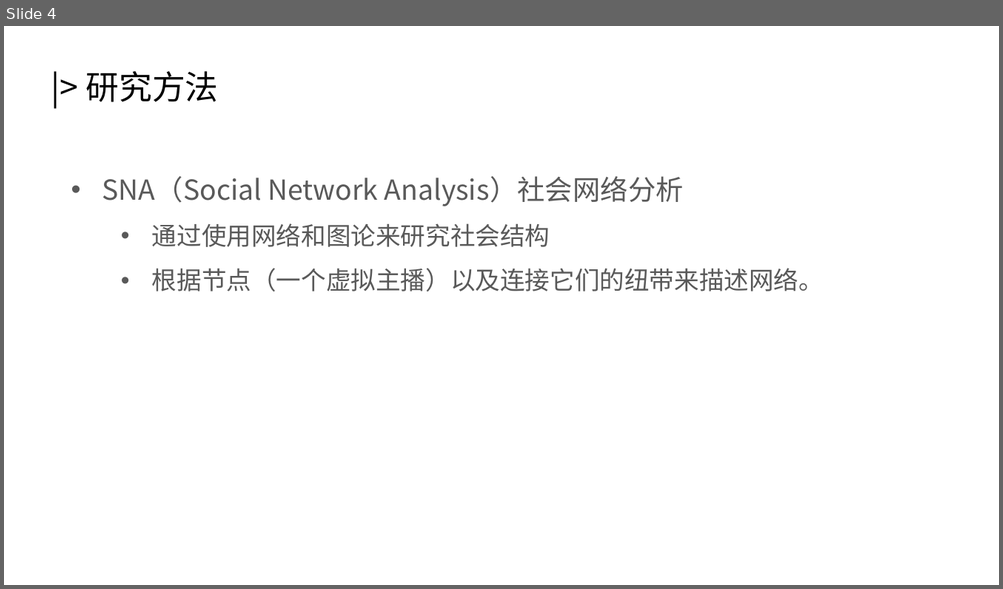
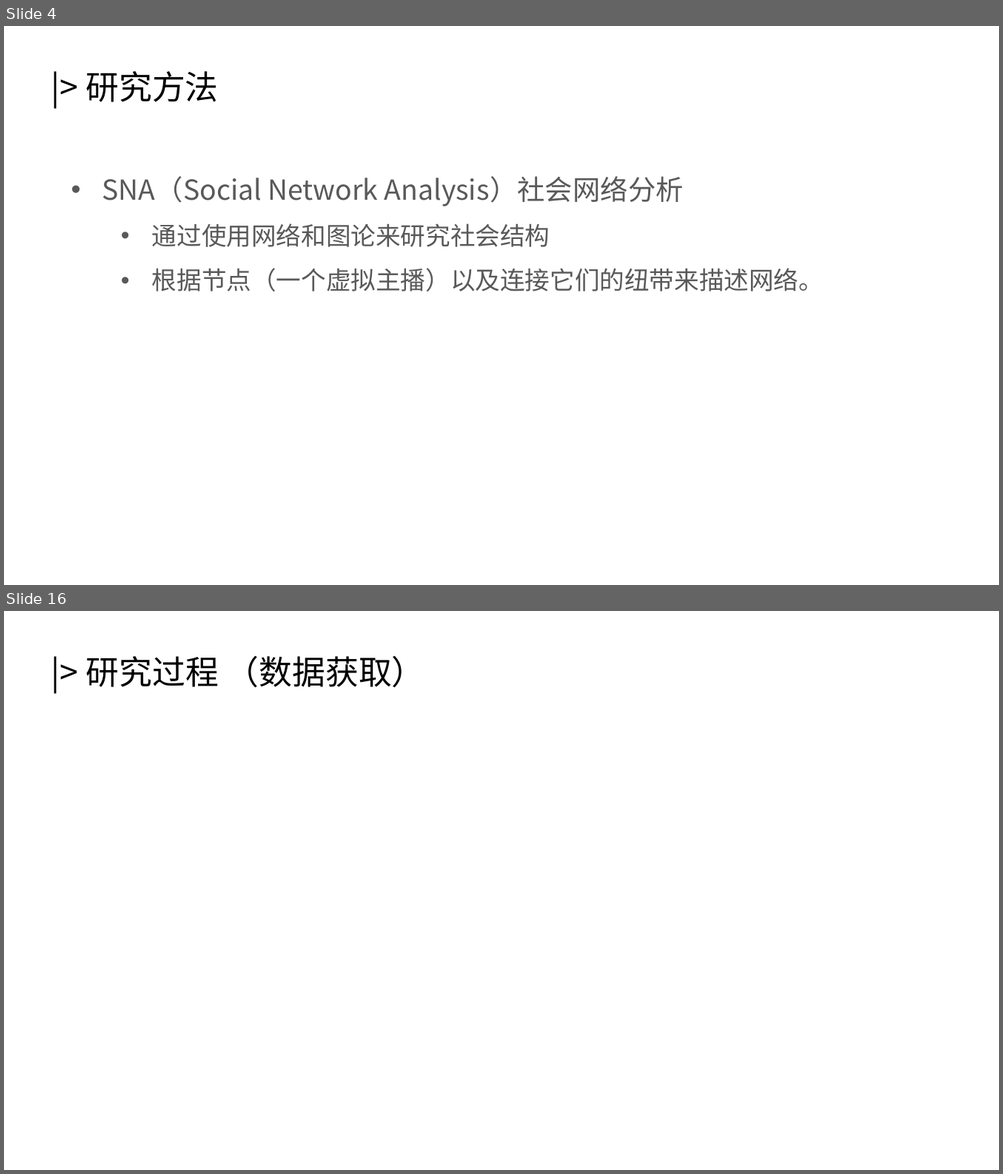
Before and after one commit to HomeArchbishop/math-modeling-2022, a slide deck: essay/复赛答辩.pptx. Shown one above the other, each under a label of ours: slide 4 before the commit, slides 4 and 16 after it; the slides between them are not shown. The pictures are 1003x589 and 1003x1174 pixels, drawn with LibreOffice and Linux fonts; fonts in the diff are those of the drawing. Boxes give left, top, right and bottom in pixels: in the first picture for what was removed or moved away, otherwise in the second. Text is boxed around its words. In the diff, an @@ line names an element or a change of style, - is before the commit and + after.

```diff
--- a/essay/复赛答辩.pptx
+++ b/essay/复赛答辩.pptx
@@ slide 16 added at (4,611,999,1170), background #FFFFFF @@
@@ text added at (86,655,425,687), 24 pt, text #000000 @@
+|> 研究过程 （数据获取）
```
Also in this commit, not shown: 1 slide changed, 15 other slides added.
